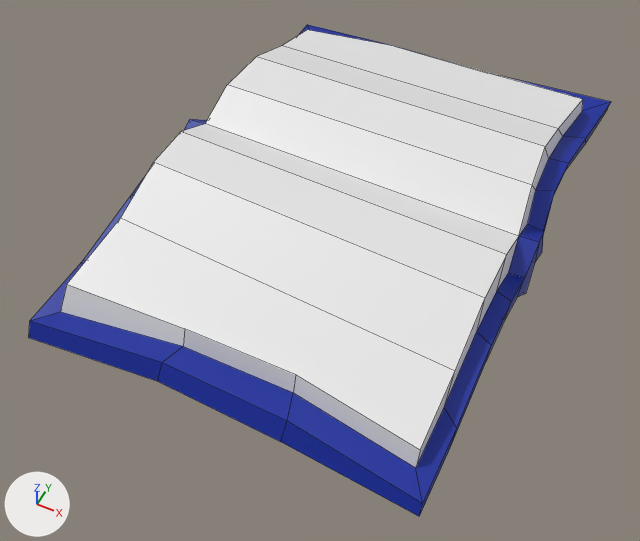
The FBX model GameProject1FG - Github/Assets/GameArtists/book_face_up.fbx as it was, and as the next commit left it.
The view is the same before and after, from a 50 mm camera at (0.243, -0.554, 0.594) aimed at (0.0, -0.067, -0.016). Every picture has the same lights, and +X, +Y and +Z are marked at lower left. Mesh edges are drawn as thin lines. Where no turn or scale is listed for an object, it has been applied to the vertices.

Objects in the first picture: 'books.004'.
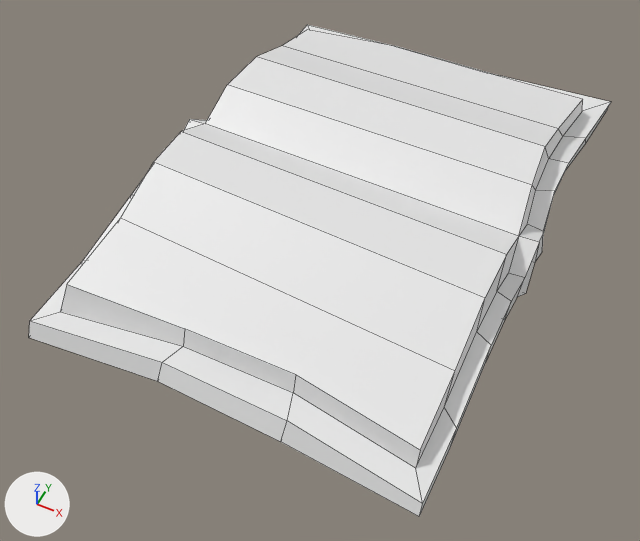
Boxes (x1, y1, x2, y2) around the edits, measured in the pictures (640 x 541 px):
part 1 of me_cube_023, recoloured (blue to white): (29, 25, 611, 516) in both

The change, as a diff of the scene's bpy script:
```diff
--- a/GameProject1FG - Github/Assets/GameArtists/book_face_up.fbx.py
+++ b/GameProject1FG - Github/Assets/GameArtists/book_face_up.fbx.py
@@ me_cube_023 @@
 me_cube_023.from_pydata(...)  # 124 vertices, 118 faces; spans x -0.178..0.18, y -0.258..0.256, z -0.004..0.078
 # used by ob_books_004; location = (0.0, 0.0, 0.0)
-me_cube_023.materials.append(mat_clock)  # white #e7e7e7
+# me_cube_023 part 1: all 88 faces that had it switch from mat_book_cover (blue #00259c) to no material
```
